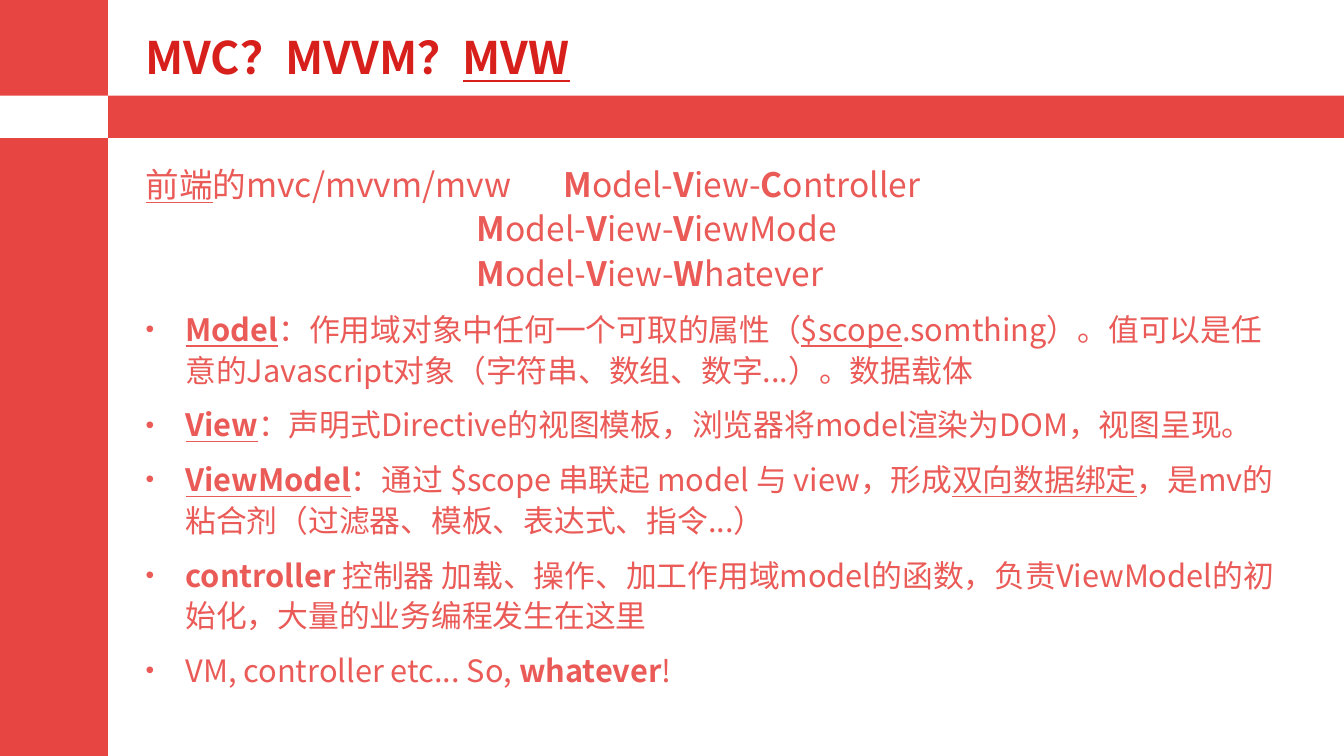
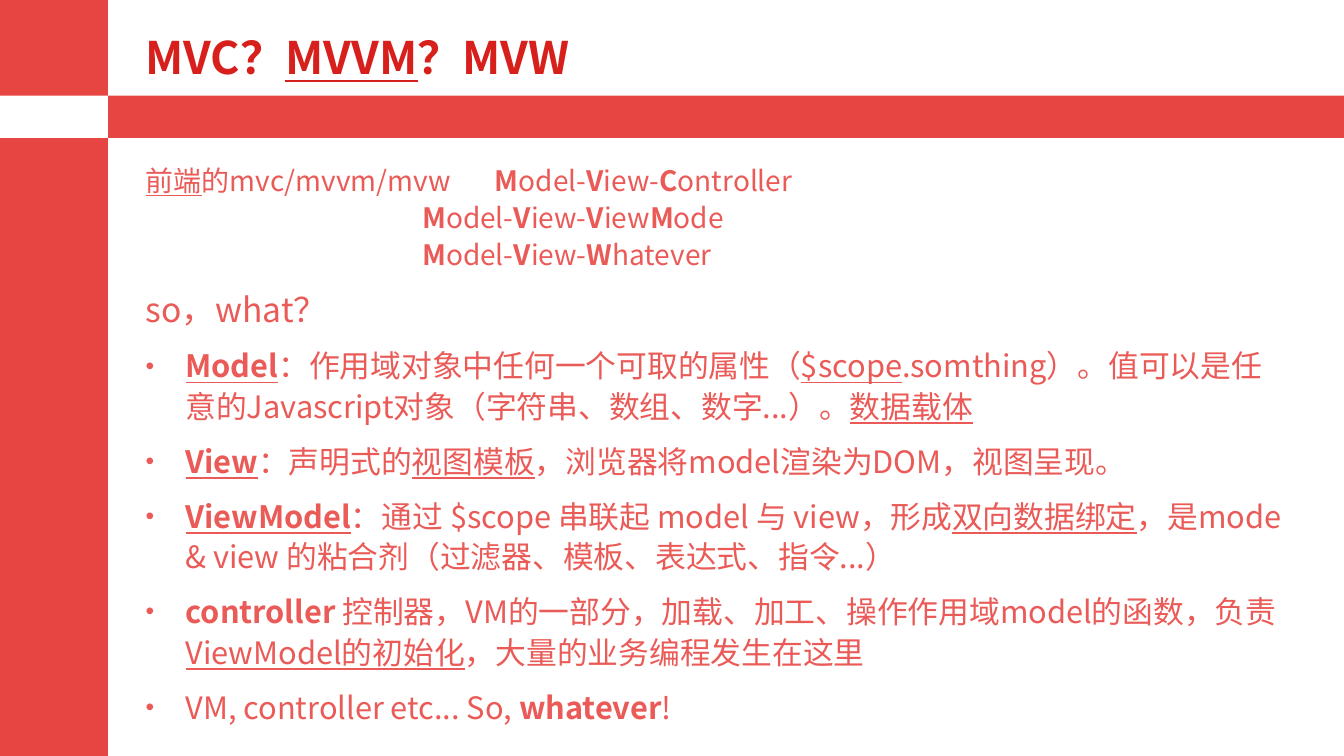
Before and after one commit to alianggitok/doc_tidy, a slide deck: slide 3 of angularjs/ng.pptx. Drawn at 1344x756 pixels with LibreOffice and Linux fonts; fonts in the diff are those of the drawing. Boxes give left, top, right and bottom in pixels: in the first picture for what was removed or moved away, otherwise in the second. Text is boxed around its words. In the diff, an @@ line names an element or a change of style, - is before the commit and + after.

Commit message:
ng scope

```diff
--- a/angularjs/ng.pptx
+++ b/angularjs/ng.pptx
@@ title "MVC？MVVM？MVW" at box(145, 40, 569, 82): underline on, underline off in "MVC？MVVM？MVW" @@
@@ text at box(146, 167, 1263, 425): size 24 to 20 pt in "前端的mvc/mvvm/mvw Model-View-Controller Model-View-ViewMode Mo ..."; bold on in "Model-View-ViewMode"; underline on in "Model：作用域对象中任何一个可取的属性（$scope.somthing）。值可以是任意的Javascript对象（字 ..." @@
@@ text at box(146, 295, 328, 326): paragraph added @@
+so，what？
@@ text at box(186, 447, 1282, 670): text changed @@
-• View：声明式Directive的视图模板，浏览器将model渲染为DOM，视图呈现。
-• ViewModel：通过 $scope 串联起 model 与 view，形成双向数据绑定，是mv的粘合剂（过滤器、模板、表达式、指令...）
-• controller 控制器 加载、操作、加工作用域model的函数，负责ViewModel的初始化，大量的业务编程发生在这里
+• View：声明式的视图模板，浏览器将model渲染为DOM，视图呈现。
+• ViewModel：通过 $scope 串联起 model 与 view，形成双向数据绑定，是mode & view 的粘合剂（过滤器、模板、表达式、指令...）
+• controller 控制器，VM的一部分，加载、加工、操作作用域model的函数，负责ViewModel的初始化，大量的业务编程发生在这里
```
Also in this commit, not shown: 7 other slides changed, 1 other file.
